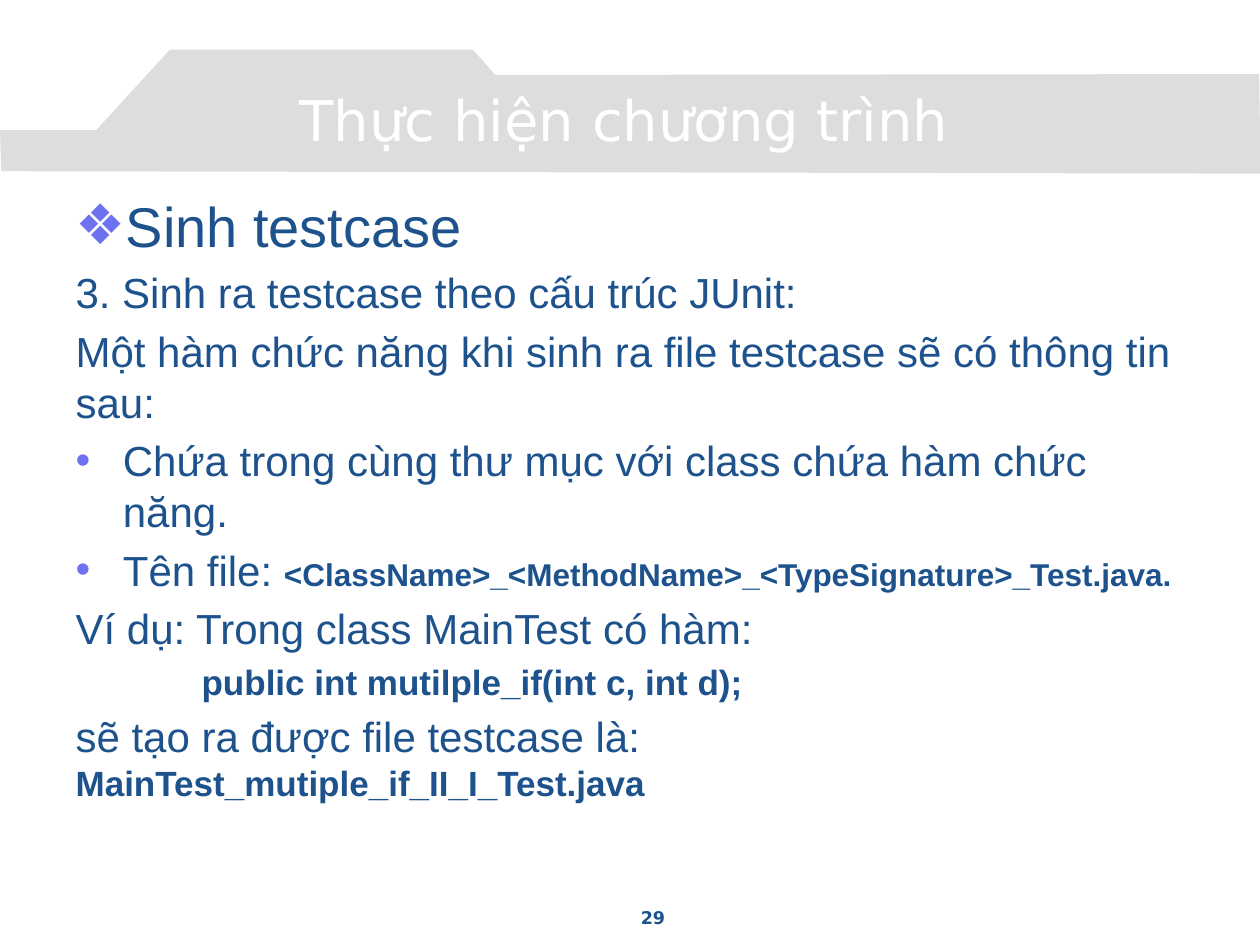
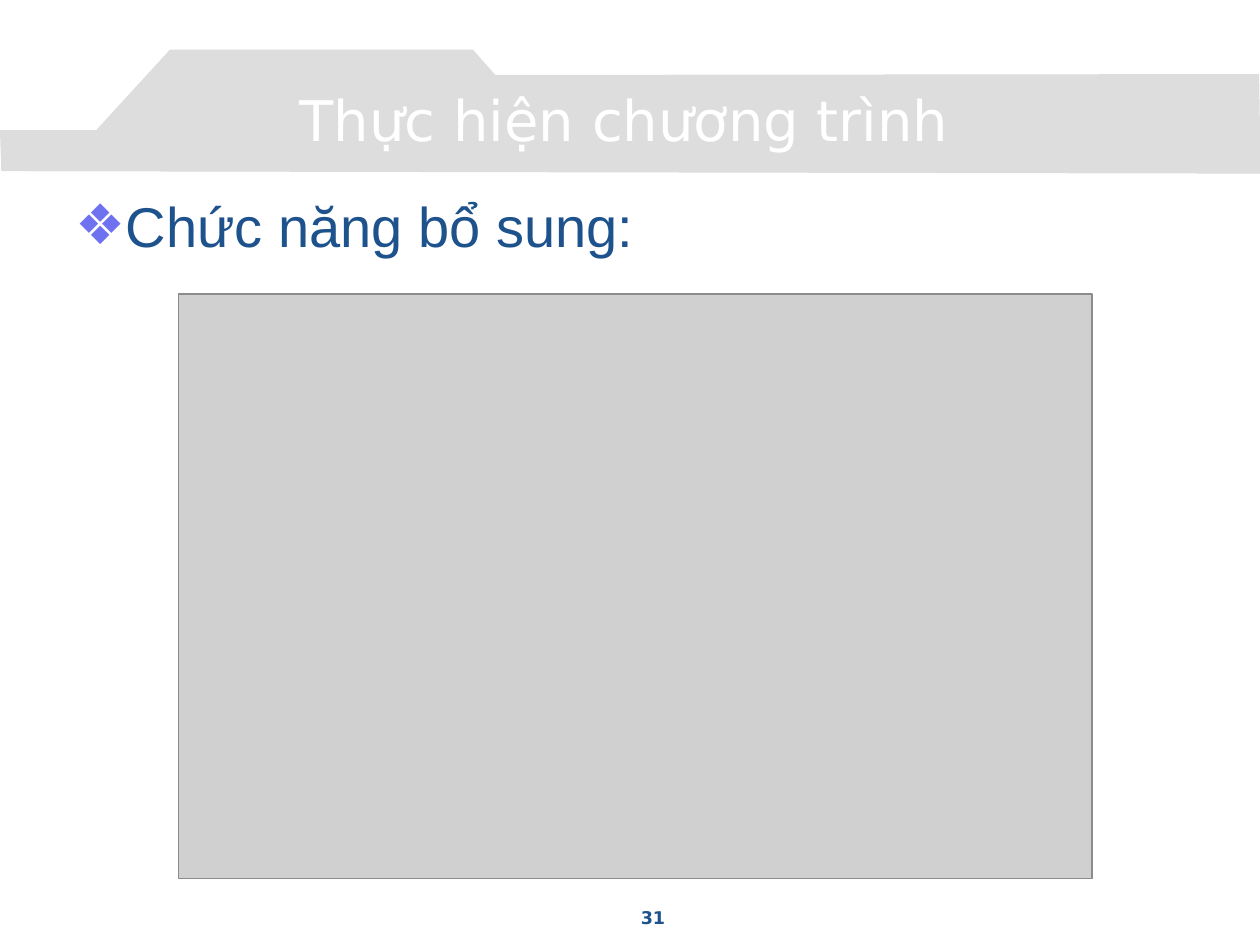
Before and after one commit to congcuong-cse/autotesting-lvtn, a slide deck: slide 31 of Document/Presentation.pptx (slide 29 before the commit). Drawn at 1260x945 pixels with LibreOffice and Linux fonts; fonts in the diff are those of the drawing; grey boxes stand for pictures; background and template pictures are left out. Boxes give left, top, right and bottom in pixels: in the first picture for what was removed or moved away, otherwise in the second. Text is boxed around its words. In the diff, an @@ line names an element or a change of style, - is before the commit and + after.

```diff
--- a/Document/Presentation.pptx
+++ b/Document/Presentation.pptx
@@ text at <box>126,203,633,258</box>: text changed; size 24 to 32 pt @@
-❖ Sinh testcase
-3. Sinh ra testcase theo cấu trúc JUnit:
-Một hàm chức năng khi sinh ra file testcase sẽ có thông tin sau:
-• Chứa trong cùng thư mục với class chứa hàm chức năng.
-• Tên file: <ClassName>_<MethodName>_<TypeSignature>_Test.java.
-Ví dụ: Trong class MainTest có hàm:
-public int mutilple_if(int c, int d);
-sẽ tạo ra được file testcase là: MainTest_mutiple_if_II_I_Test.java
+❖ Chức năng bổ sung:
@@ picture added at <box>179,294,1092,878</box> @@
@@ page number at <box>641,911,665,925</box>: text changed @@
-29
+31
```
Also in this commit, not shown: 10 other slides changed, 1 slide added, 17 slides removed.
